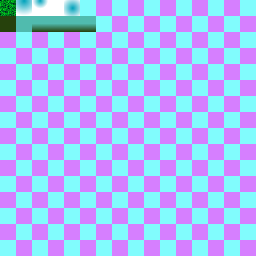
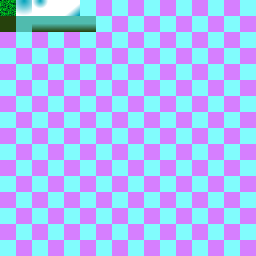
Two versions of the same layered image (256px x 256px). Layer-by-layer changes:
painted on "texture" over bbox(64, 0, 80, 16)
